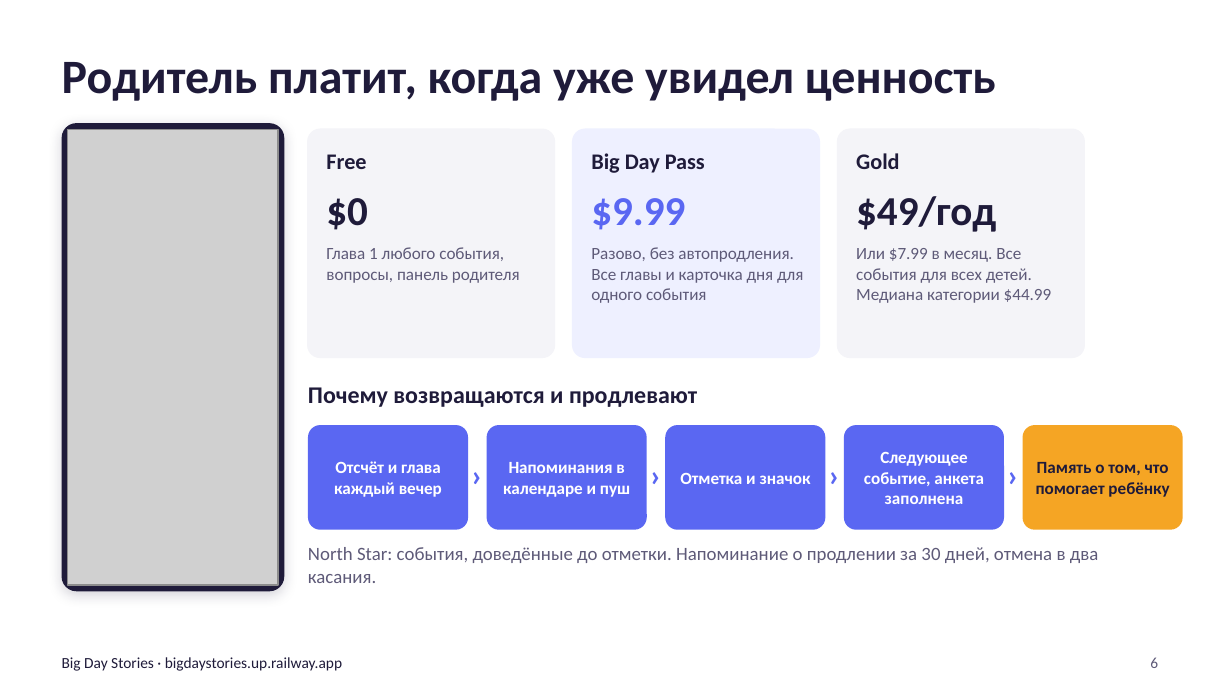
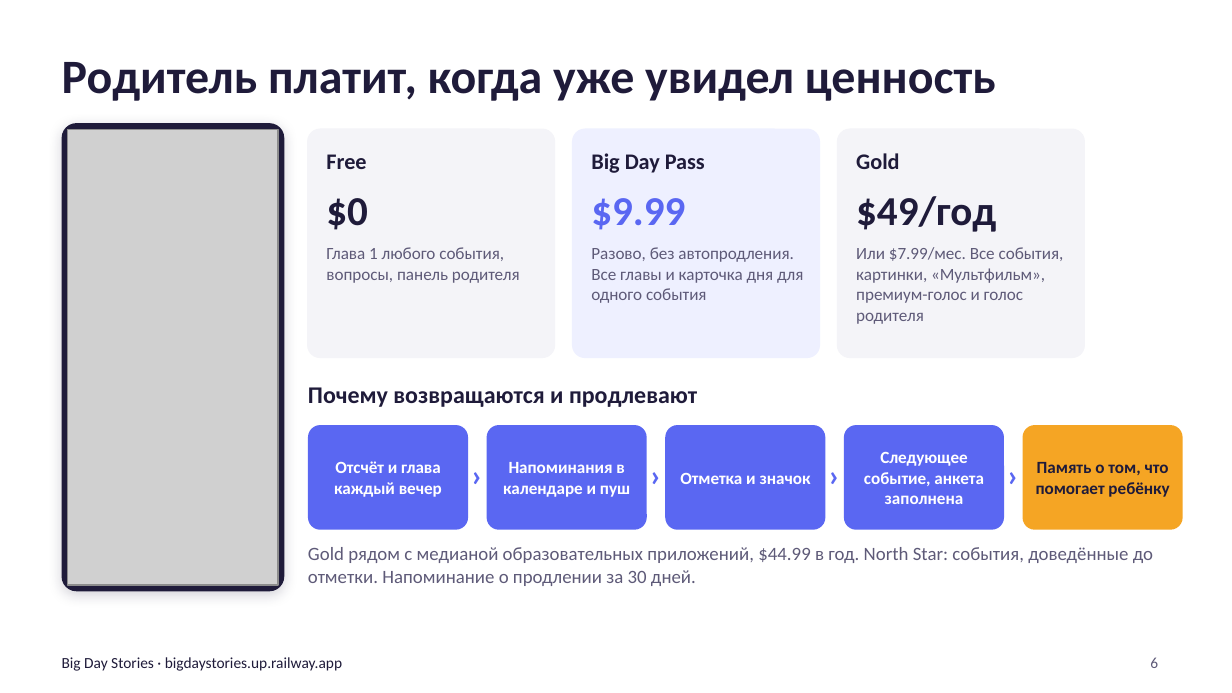
Before and after one commit to Adilm8/Hackathon, a slide deck: slide 6 of docs/pitch/deck/big-day-stories-deck-ru.pptx. Drawn at 1232x693 pixels with LibreOffice and Linux fonts; fonts in the diff are those of the drawing; grey boxes stand for pictures. Boxes give left, top, right and bottom in pixels: in the first picture for what was removed or moved away, otherwise in the second. Text is boxed around its words. In the diff, an @@ line names an element or a change of style, - is before the commit and + after.

Commit message:
Decks and media for three levels: Gold with pictures, Cartoon mode and voices; Cartoon mode GIF and screenshots

```diff
--- a/docs/pitch/deck/big-day-stories-deck-ru.pptx
+++ b/docs/pitch/deck/big-day-stories-deck-ru.pptx
@@ text at (856,247,1064,324): text changed @@
-Или $7.99 в месяц. Все события для всех детей. Медиана категории $44.99
+Или $7.99/мес. Все события, картинки, «Мультфильм», премиум-голос и голос родителя
@@ text at (308,547,1153,586): text changed @@
-North Star: события, доведённые до отметки. Напоминание о продлении за 30 дней, отмена в два касания.
+Gold рядом с медианой образовательных приложений, $44.99 в год. North Star: события, доведённые до отметки. Напоминание о продлении за 30 дней.
```
Also in this commit, not shown: 2 other slides changed, 34 other files.
